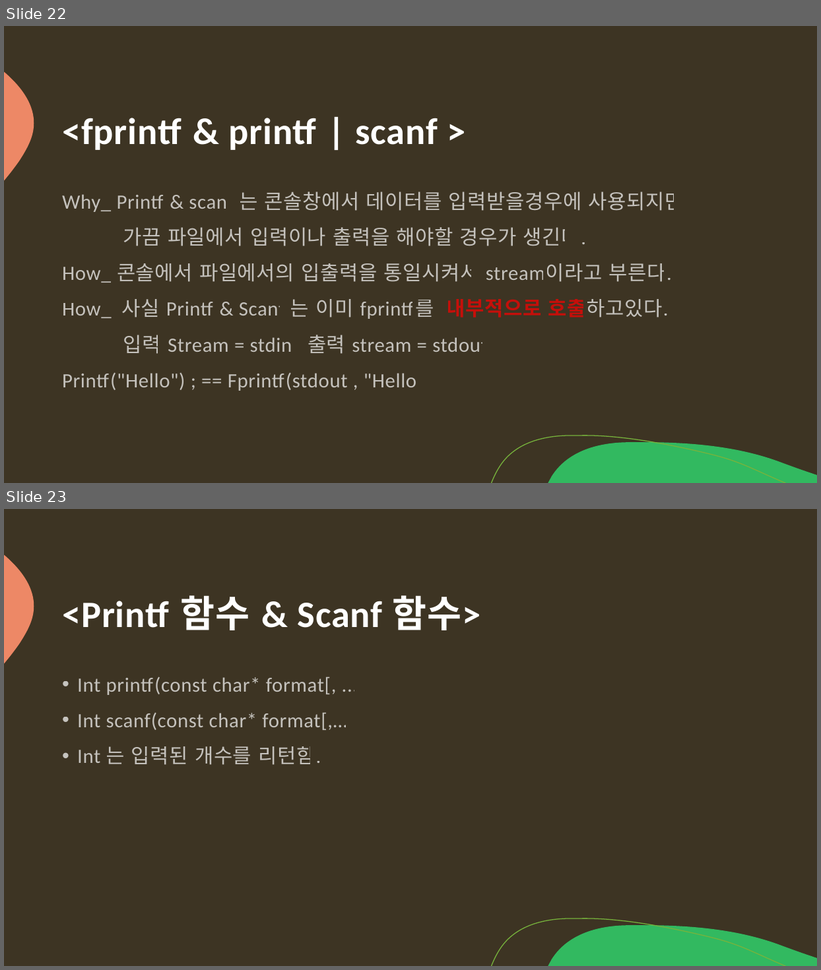
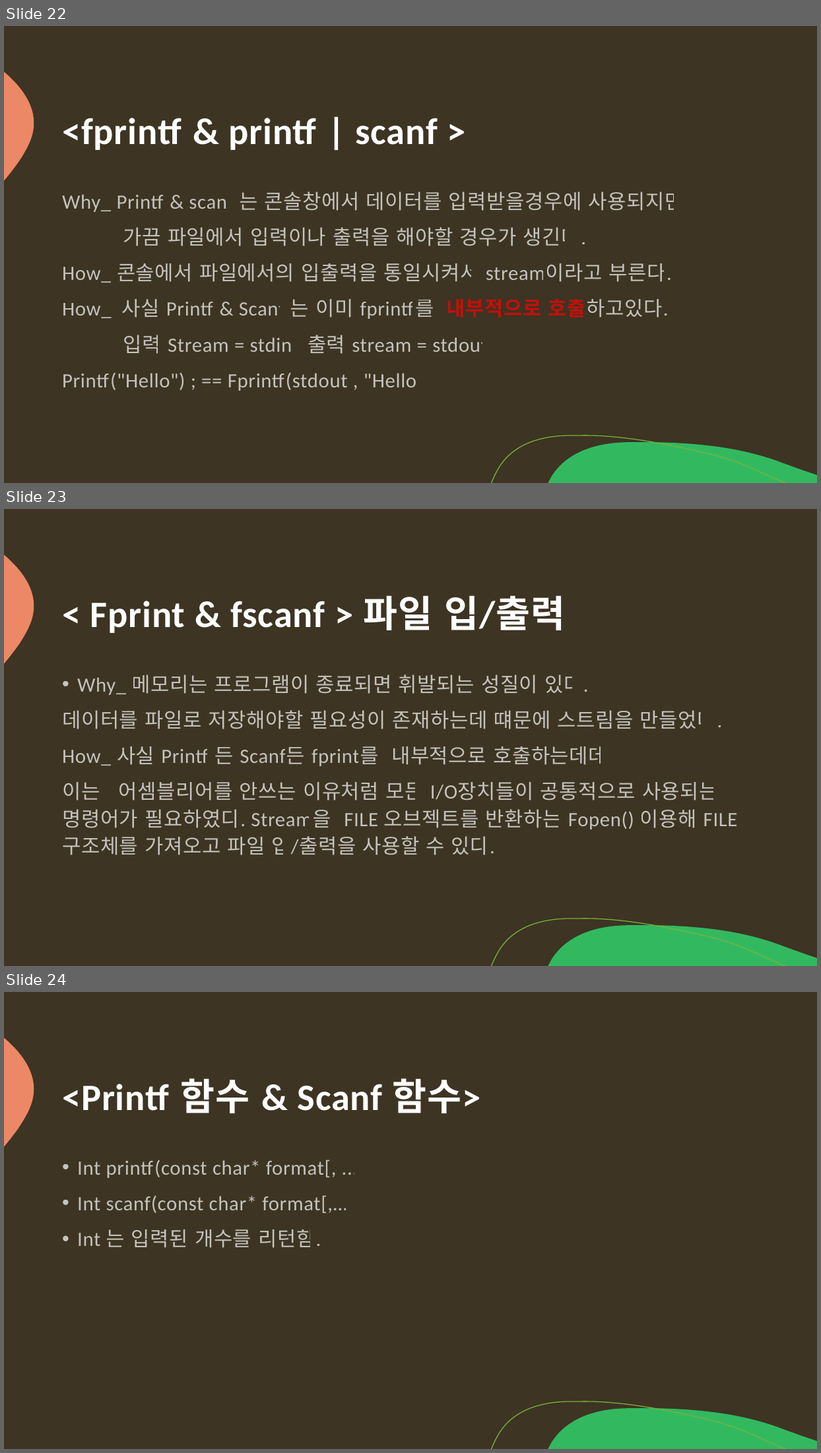
Before and after one commit to arkchimy/_Algorithm, a slide deck: 전공지식/C언어의 기초/C언어 기초지식.pptx. Shown one above the other, each under a label of ours: slides 22 and 23 before the commit, slides 22, 23 and 24 after it. The pictures are 821x970 and 821x1453 pixels, drawn with LibreOffice and Linux fonts; fonts in the diff are those of the drawing. Boxes give left, top, right and bottom in pixels: in the first picture for what was removed or moved away, otherwise in the second. Text is boxed around its words. In the diff, an @@ line names an element or a change of style, - is before the commit and + after.

Commit message:
[ Update ] File I/O Add

```diff
--- a/전공지식/C언어의 기초/C언어 기초지식.pptx
+++ b/전공지식/C언어의 기초/C언어 기초지식.pptx
@@ slide 23 added at (4,509,817,966), background #3D3423; not listed: 3 template elements that a slide beside it also shows @@
@@ title added at (90,595,565,633), 44 pt, text #FFFFFF, bold @@
+< Fprint & fscanf > 파일 입/출력
@@ text added at (62,675,723,855), 24 pt, text #FFFFFF at 70% opacity @@
+• Why_ 메모리는 프로그램이 종료되면 휘발되는 성질이 있다.
+데이터를 파일로 저장해야할 필요성이 존재하는데 떄문에 스트림을 만들었다.
+How_ 사실 Printf 든 Scanf든 fprint를 내부적으로 호출하는데데
+이는 어셈블리어를 안쓰는 이유처럼 모든 I/O장치들이 공통적으로 사용되는 명령어가 필요하였다. Stream을 FILE 오브젝트를 반환하는 Fopen() 이용해 FILE구조체를 가져오고 파일 입/출력을 사용할 수 있다.
@@ what was slide 23 is now slide 24 @@
```
